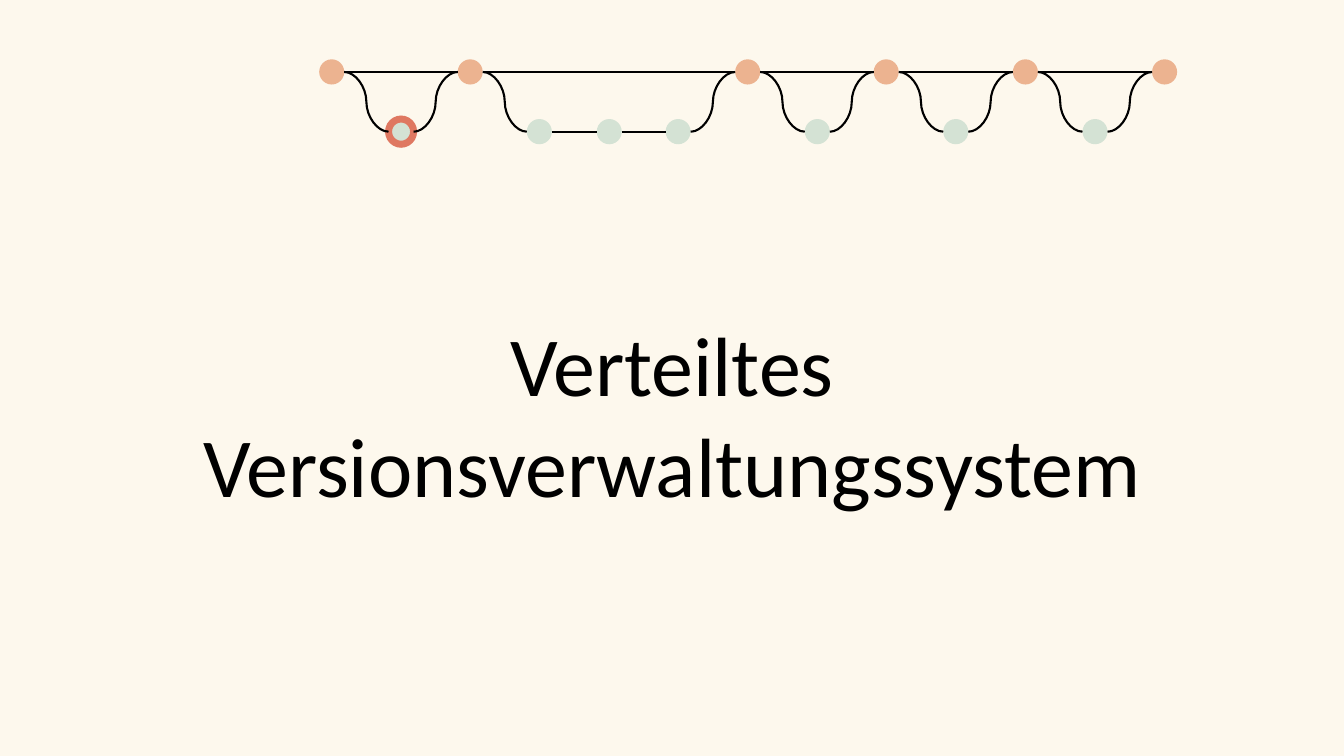
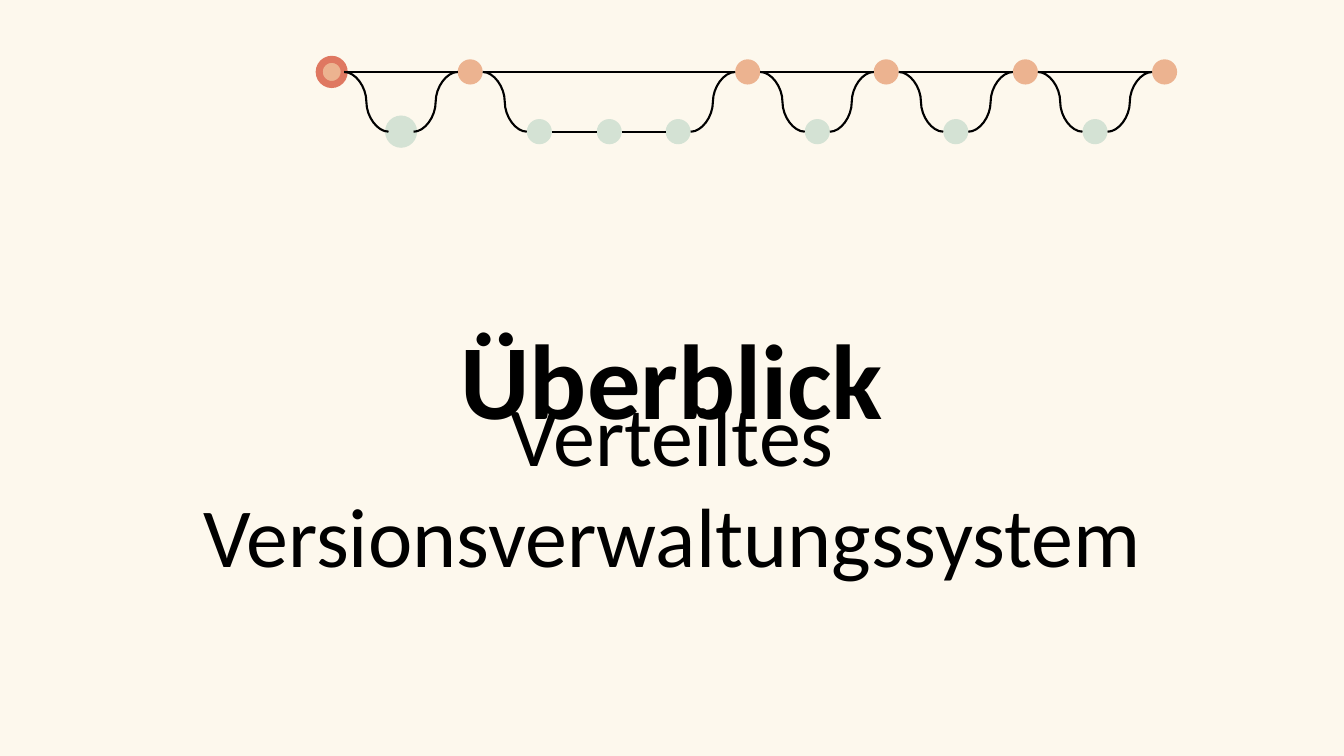
Before and after one commit to coloph0nius/SWEN, a slide deck: slide 2 of GITDesign.pptx (slide 3 before the commit). Drawn at 1344x756 pixels with LibreOffice and Linux fonts; fonts in the diff are those of the drawing; background and template pictures are left out. Boxes give left, top, right and bottom in pixels: in the first picture for what was removed or moved away, otherwise in the second. Text is boxed around its words. In the diff, an @@ line names an element or a change of style, - is before the commit and + after.

```diff
--- a/GITDesign.pptx
+++ b/GITDesign.pptx
@@ ellipse at (x1=320, y1=59, x2=345, y2=85): outline none to #DF7861 5 pt @@
@@ ellipse at (x1=388, y1=119, x2=413, y2=144): outline #DF7861 5 pt to #D4E2D4 5 pt @@
@@ text added at (x1=461, y1=332, x2=883, y2=444), 76 pt, text #000000, bold @@
+Überblick
@@ text "Verteiltes Versionsverwaltungssystem" rewrapped from (x1=203, y1=337, x2=1140, y2=512) to (x1=203, y1=397, x2=1140, y2=582) @@
```
Also in this commit, not shown: 9 other slides changed, 14 slides removed.
